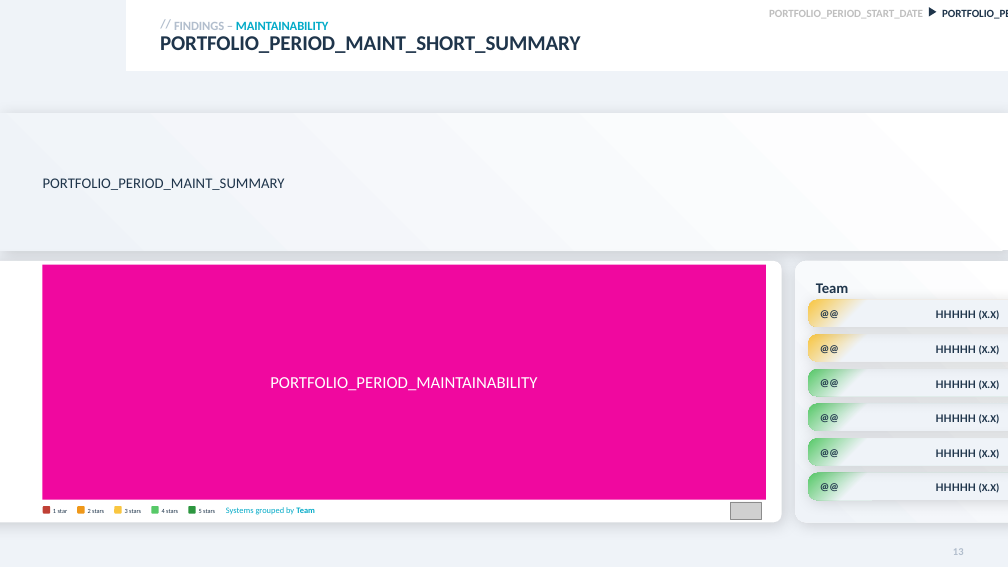
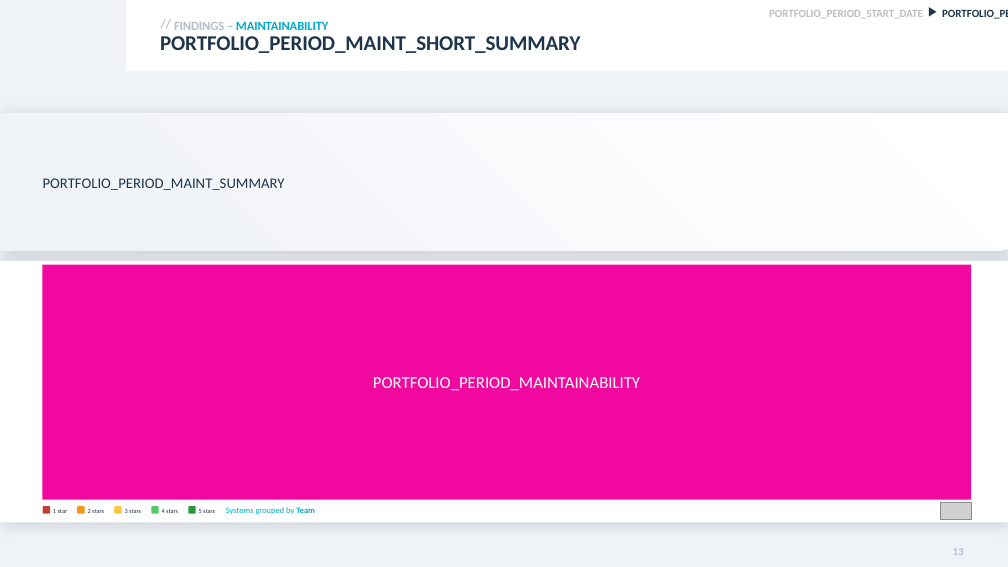
Before and after one commit to mardibiase/sigrid-integrations, a slide deck: slide 13 of report-generator/src/report_generator/presets/templates/portfolio-overview.pptx. Drawn at 1008x567 pixels with LibreOffice and Linux fonts; fonts in the diff are those of the drawing; grey boxes stand for pictures; background and template pictures are left out. Boxes give left, top, right and bottom in pixels: in the first picture for what was removed or moved away, otherwise in the second. Text is boxed around its words. In the diff, an @@ line names an element or a change of style, - is before the commit and + after.

Commit message:
Adding text placeholders for portfolio analysis

```diff
--- a/report-generator/src/report_generator/presets/templates/portfolio-overview.pptx
+++ b/report-generator/src/report_generator/presets/templates/portfolio-overview.pptx
@@ rectangle: place and size @@
-rectangle at (0, 261, 782, 523)
+rectangle at (0, 261, 1008, 523)
@@ rectangle at (0, 261, 1008, 523): rounded rectangle to rectangle @@
@@ rectangle "PORTFOLIO_PERIOD_MAINTAINABILITY": place and size @@
-rectangle "PORTFOLIO_PERIOD_MAINTAINABILITY" at (42, 265, 766, 500)
+rectangle "PORTFOLIO_PERIOD_MAINTAINABILITY" at (42, 265, 972, 500)
@@ rounded rectangle removed at (796, 261, 1008, 523) @@
@@ text removed at (816, 283, 849, 293) @@
-Team
@@ rounded rectangle removed at (808, 300, 1008, 327) @@
-@@
@@ text removed at (936, 310, 1000, 320) @@
-HHHHH (X.X)
@@ rounded rectangle removed at (808, 334, 1008, 361) @@
-@@
@@ text removed at (936, 345, 1000, 355) @@
-HHHHH (X.X)
@@ rounded rectangle removed at (808, 369, 1008, 396) @@
-@@
@@ text removed at (936, 380, 1000, 390) @@
-HHHHH (X.X)
@@ rounded rectangle removed at (808, 404, 1008, 431) @@
-@@
@@ text removed at (936, 414, 1000, 424) @@
-HHHHH (X.X)
@@ rounded rectangle removed at (808, 439, 1008, 466) @@
-@@
@@ text removed at (936, 449, 1000, 459) @@
-HHHHH (X.X)
@@ rounded rectangle removed at (808, 473, 1008, 501) @@
-@@
@@ text removed at (936, 483, 1000, 493) @@
-HHHHH (X.X)
@@ picture: place and size @@
-picture at (731, 502, 762, 520)
+picture at (941, 502, 972, 520)
```
Also in this commit, not shown: 5 other slides changed, 4 other files.
